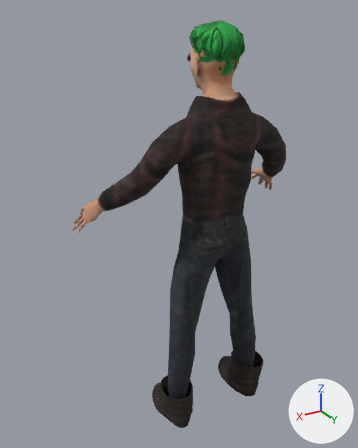
A saved change to the glTF model examples/character-generator/res/models/characters/punk.glb.
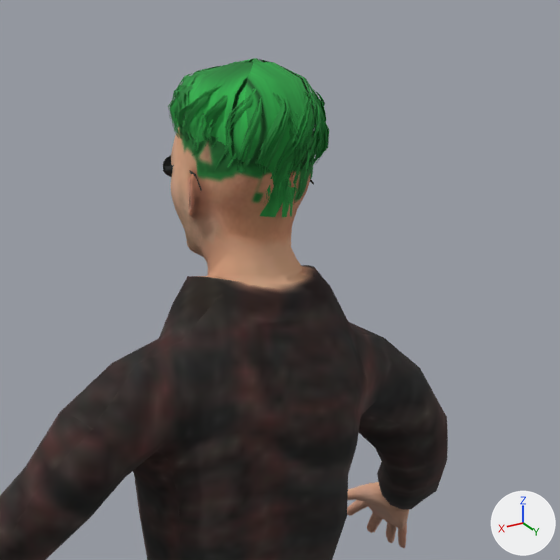
Each version appears first whole from a 50 mm lens placed at (1.165, 1.755, 1.831), pointed at (0.076, -0.06, 0.923), and next in a close-up on the part from 37% to 91% of the width and 0% to 43% of the height. The axes (+X, +Y, +Z) are drawn at lower right. The lights are the same throughout. The first two pictures are the older version. Vertices at exactly the same position are counted once.
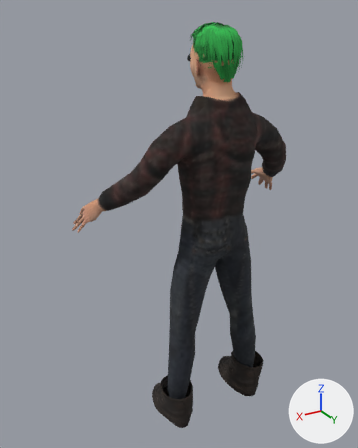
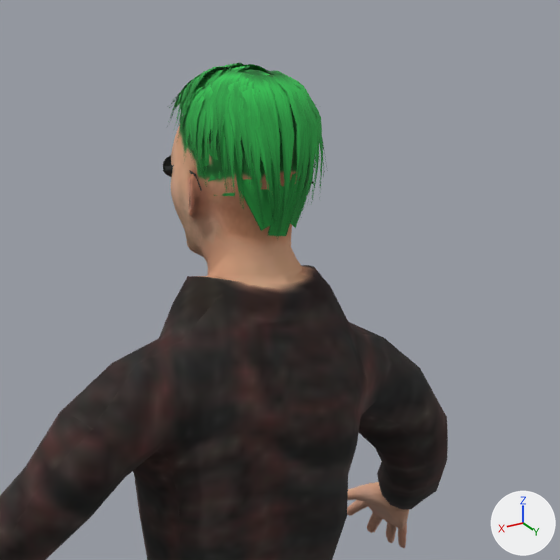
Boxes [x1, y1, x2, y2] around the edits, measured in the close-ups (560 x 560 px; the box of a moved part takes in the faces that stretch with it):
'Mesh', reshaped: before [0, 58, 448, 560]; after [0, 63, 448, 560]
part 1 of me_mesh_0, moved or reshaped (not visible before): after [189, 66, 228, 97]
part 2 of me_mesh_0, rebuilt: before [307, 93, 323, 171]; after [271, 74, 318, 216]
part 3 of me_mesh_0, added (green): after [236, 177, 277, 231]
part 4 of me_mesh_0, moved or reshaped: before [168, 58, 329, 217]; after [167, 63, 327, 239]
part 5 of me_mesh_0, surface changed: before [192, 89, 325, 217]; after [184, 90, 322, 234]

What changed in the scene script:
```text
Change me_mesh_0:
    used by ob_mesh; location = (0.0, 0.0, 0.0)
    remove me_mesh_0.from_pydata(...)  # 4278 vertices, 7377 faces; spans x -0.55..0.55, y -0.24..0.24, z -0.01..1.8
    add me_mesh_0.from_pydata(...)  # 4409 vertices, 6939 faces; spans x -0.55..0.55, y -0.24..0.24, z -0.01..1.79
    me_mesh_0 part 1: the loose piece of 18 vertices spanning x 0.03..0.05, y 0.15..0.17, z 1.62..1.66 is multiplied about its middle by the matrix ((1.462, 0.915, 1.316), (0.924, -1.937, 0.321), (1.31, 0.345, -1.695)), then moved by (0.01, -0.08, 0.13)
    me_mesh_0 part 2: the loose piece of 28 vertices spanning x -0.04..-0.01, y 0.16..0.21, z 1.63..1.78 is rebuilt with 18 vertices and now spans x -0.04..-0.01, y 0.12..0.2, z 1.6..1.78
    me_mesh_0 part 3: a new loose piece of 18 vertices spanning x 0.0..0.07, y 0.1..0.18, z 1.59..1.78, in mat_hair_choppy_pixie
    me_mesh_0 part 4: 221 vertices moved from x -0.09..0.09, y -0.04..0.21, z 1.61..1.79 to x -0.09..0.1, y -0.03..0.21, z 1.57..1.79; 1134 vertices removed from x -0.08..0.1, y -0.04..0.24, z 1.61..1.8; 1365 vertices added at x -0.1..0.1, y -0.05..0.21, z 1.57..1.79
    me_mesh_0 part 5: 19 kept faces spanning x -0.09..0.1, y 0.01..0.2, z 1.57..1.79 get new texture (UV) coordinates
    other edits to the shape of me_mesh_0 do not show in these pictures
```
